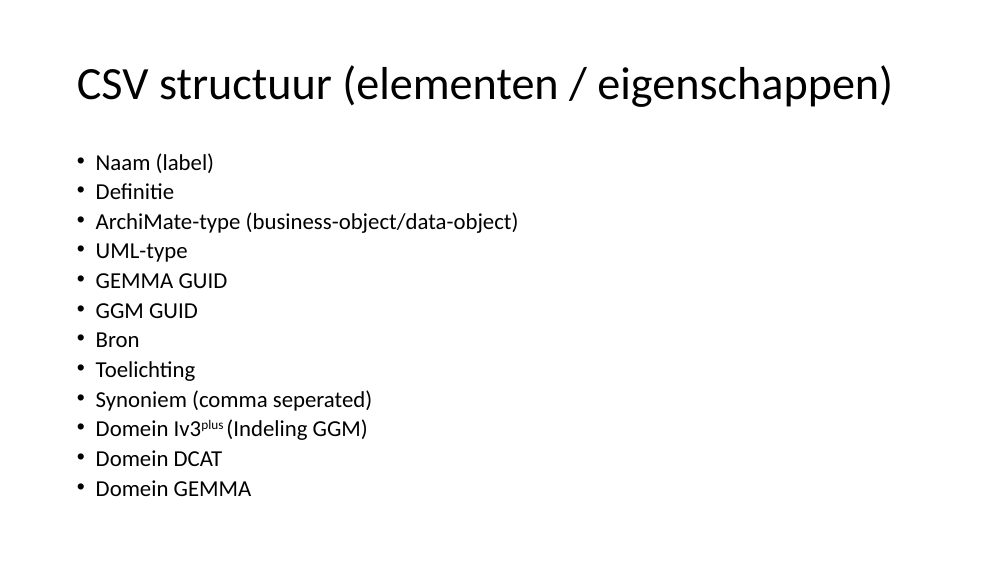
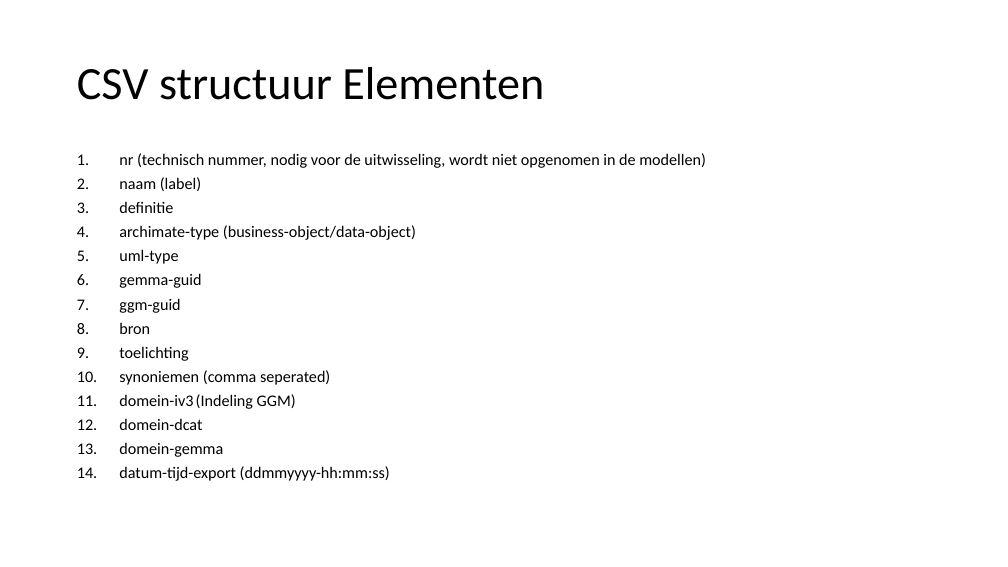
Before and after one commit to Gemeente-Delft/Gemeentelijk-Gegevensmodel, a slide deck: slide 4 of tools/docs/Uitwisseling_GGM_en_GEMMA.pptx. Drawn at 1008x567 pixels with LibreOffice and Linux fonts; fonts in the diff are those of the drawing. Boxes give left, top, right and bottom in pixels: in the first picture for what was removed or moved away, otherwise in the second. Text is boxed around its words. In the diff, an @@ line names an element or a change of style, - is before the commit and + after.

Commit message:
Test Release Uitwisseling GEMMA

```diff
--- a/tools/docs/Uitwisseling_GGM_en_GEMMA.pptx
+++ b/tools/docs/Uitwisseling_GGM_en_GEMMA.pptx
@@ title at [77,67,544,100]: text changed @@
-CSV structuur (elementen / eigenschappen)
+CSV structuur Elementen
@@ text at [119,153,706,481]: text changed; size 21.7 to 15.4 pt @@
-• Naam (label)
-• Definitie
-• ArchiMate-type (business-object/data-object)
-• UML-type
-• GEMMA GUID
-• GGM GUID
-• Bron
-• Toelichting
-• Synoniem (comma seperated)
-• Domein Iv3plus (Indeling GGM)
-• Domein DCAT
-• Domein GEMMA
+1. nr (technisch nummer, nodig voor de uitwisseling, wordt niet opgenomen in de modellen)
+2. naam (label)
+3. definitie
+4. archimate-type (business-object/data-object)
+5. uml-type
+6. gemma-guid
+7. ggm-guid
+8. bron
+9. toelichting
+10. synoniemen (comma seperated)
+11. domein-iv3 (Indeling GGM)
+12. domein-dcat
+13. domein-gemma
+14. datum-tijd-export (ddmmyyyy-hh:mm:ss)
```
Also in this commit, not shown: 2 other slides changed, 6 other files.
